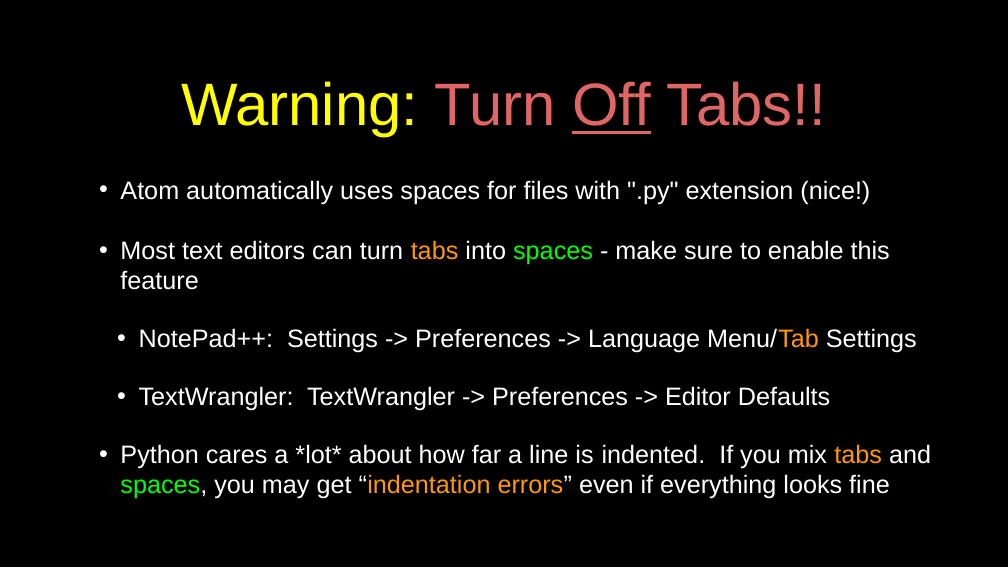
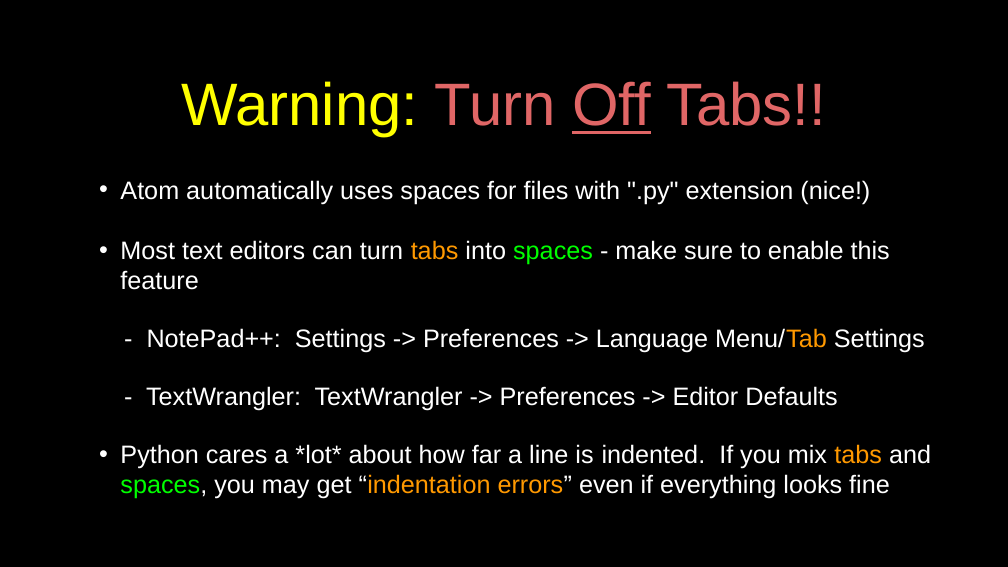
Before and after one commit to csev/py4e, a slide deck: slide 7 of lectures3/Pythonlearn-03-Conditional.pptx. Drawn at 1008x567 pixels with LibreOffice and Linux fonts; fonts in the diff are those of the drawing. Boxes give left, top, right and bottom in pixels: in the first picture for what was removed or moved away, otherwise in the second. Text is boxed around its words. In the diff, an @@ line names an element or a change of style, - is before the commit and + after.

```diff
--- a/lectures3/Pythonlearn-03-Conditional.pptx
+++ b/lectures3/Pythonlearn-03-Conditional.pptx
@@ text at <box>146,328,925,411</box>: text changed @@
-  • NotePad++: Settings -> Preferences -> Language Menu/Tab Settings
-  • TextWrangler: TextWrangler -> Preferences -> Editor Defaults
+  - NotePad++: Settings -> Preferences -> Language Menu/Tab Settings
+  - TextWrangler: TextWrangler -> Preferences -> Editor Defaults
```
Also in this commit, not shown: 23 other slides changed, 2 other files.
